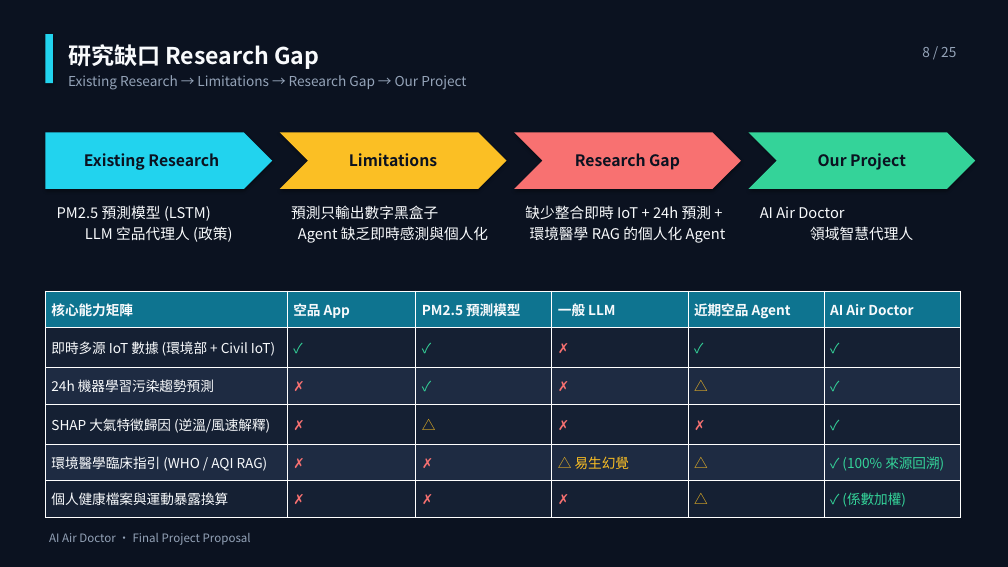
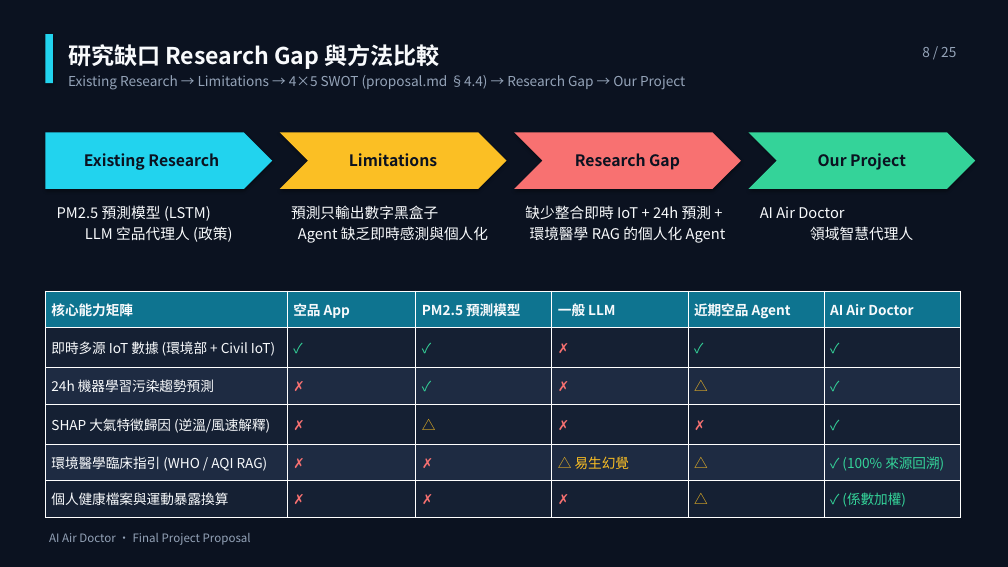
Before and after one commit to ajidohf9/DIC3_Proposal_Refactor_OpenSpec, a slide deck: slide 8 of docs/Proposal_AI_Air_Doctor.pptx. Drawn at 1008x567 pixels with LibreOffice and Linux fonts; fonts in the diff are those of the drawing. Boxes give left, top, right and bottom in pixels: in the first picture for what was removed or moved away, otherwise in the second. Text is boxed around its words. In the diff, an @@ line names an element or a change of style, - is before the commit and + after.

Commit message:
docs(proposal): align individual author metadata, 500-char A-F abstract & 4x5 SWOT table

```diff
--- a/docs/Proposal_AI_Air_Doctor.pptx
+++ b/docs/Proposal_AI_Air_Doctor.pptx
@@ text at (68,44,440,69): text changed @@
-研究缺口 Research Gap
+研究缺口 Research Gap 與方法比較
@@ text at (68,75,685,90): text changed @@
-Existing Research → Limitations → Research Gap → Our Project
+Existing Research → Limitations → 4×5 SWOT (proposal.md §4.4) → Research Gap → Our Project
```
Also in this commit, not shown: 2 other slides changed, 12 other files.
